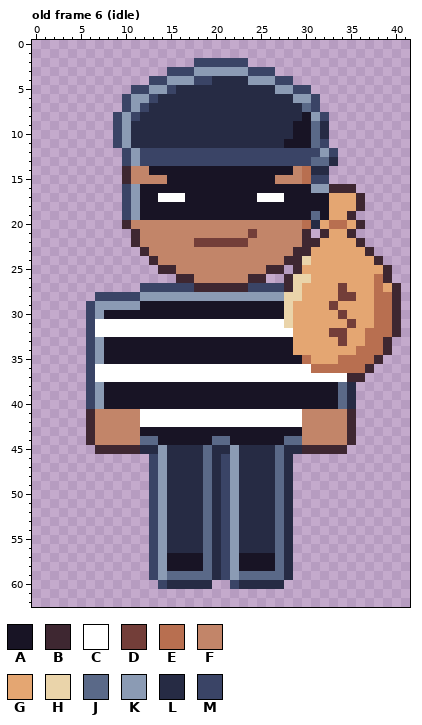
Pixel-art file: art/depths/thief@75.aseprite. That is the earlier state.
42x63 pixels, 6 frames. Shown: old frame 6 (idle). The commit also changed other frames, which this record leaves out.
Palette (. is transparent): A #181425  B #3e2731  C #ffffff  D #733e39  E #b86f50  F #c28569  G #e4a672  H #ead4aa  J #5a6988  K #8b9bb4  L #262b44  M #3a4466
Pixels before, old frame 6 (idle) (only the part around the change), first column x 8:
48 .....MKLLLLJLMKLLLLJL............
49 .....MKLLLLJLMKLLLLJL............
50 .....MKLLLLJLMKLLLLJL............
51 .....MKLLLLJLMKLLLLJL............
52 .....MKLLLLJLMKLLLLJL............
53 .....MKLLLLJLMKLLLLJL............
54 .....MKLLLLJLMKLLLLJL............
55 .....MKLLLLJLMKLLLLJL............
56 .....MKLLLLJLMKLLLLJL............
57 .....MKAAAAJLMKAAAAJL............
58 .....MKAAAAJLMKAAAAJL............
59 .....MKJJJJJLMKJJJJJL............
60 ......MLLLLL..MLLLLL.............
61 .................................
62 .................................
Now the later version:
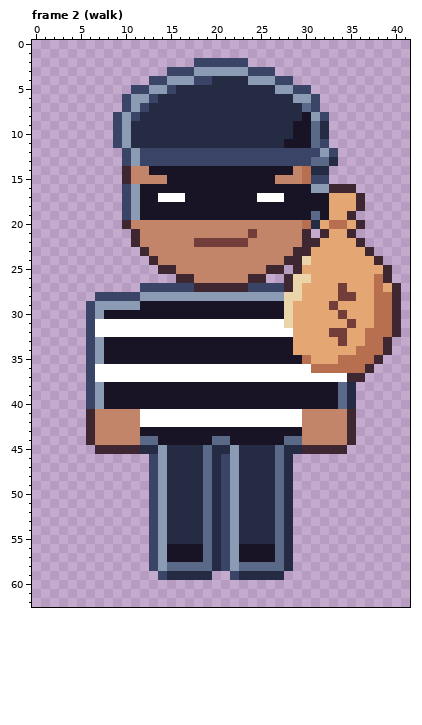
A new or re-ordered frame is compared with the old frame closest to it.
What changed:
frames 6 -> 8
Changed rows in their new state; - is an unchanged pixel.
Frame 2 (walk) is new; against old frame 6 (idle):
first column x 13:
56 --AAAA----AAAA--
58 --JJJJ----JJJJ--
59 .MLLLLL..MLLLLL.
60 -......--......-
